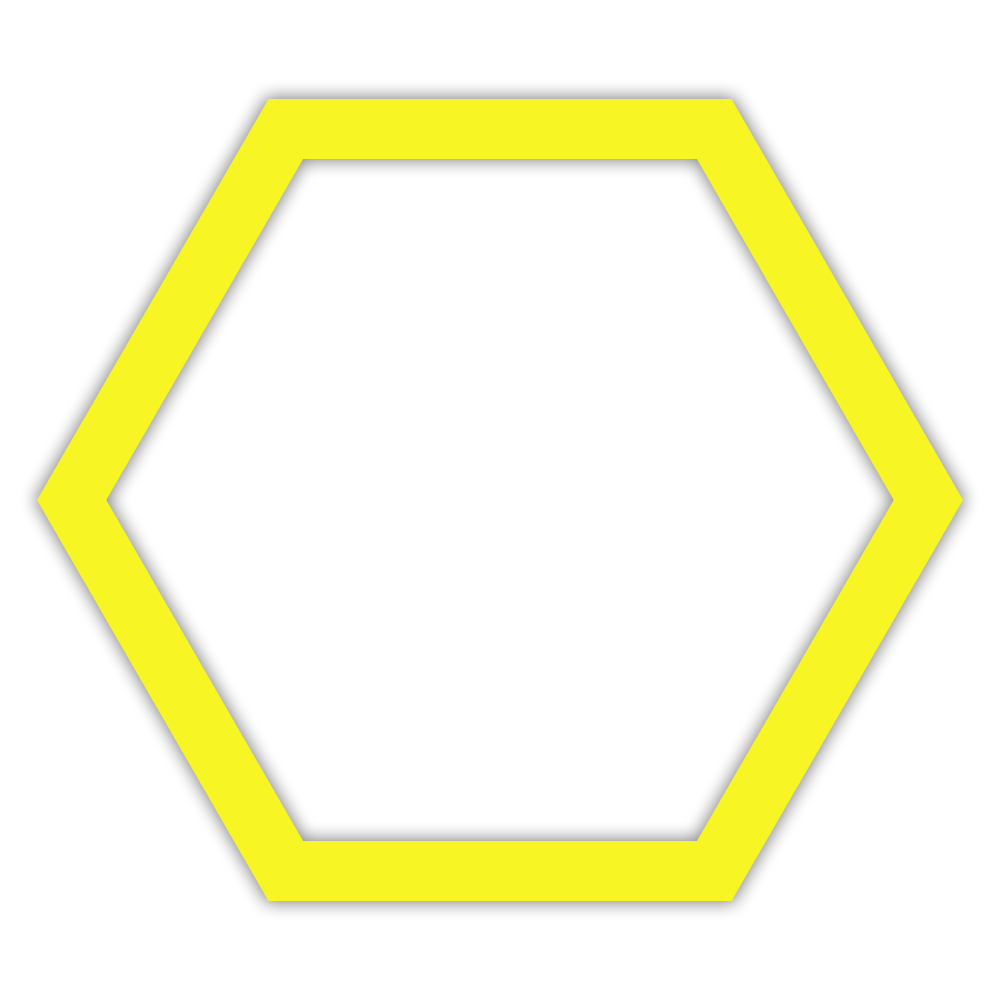
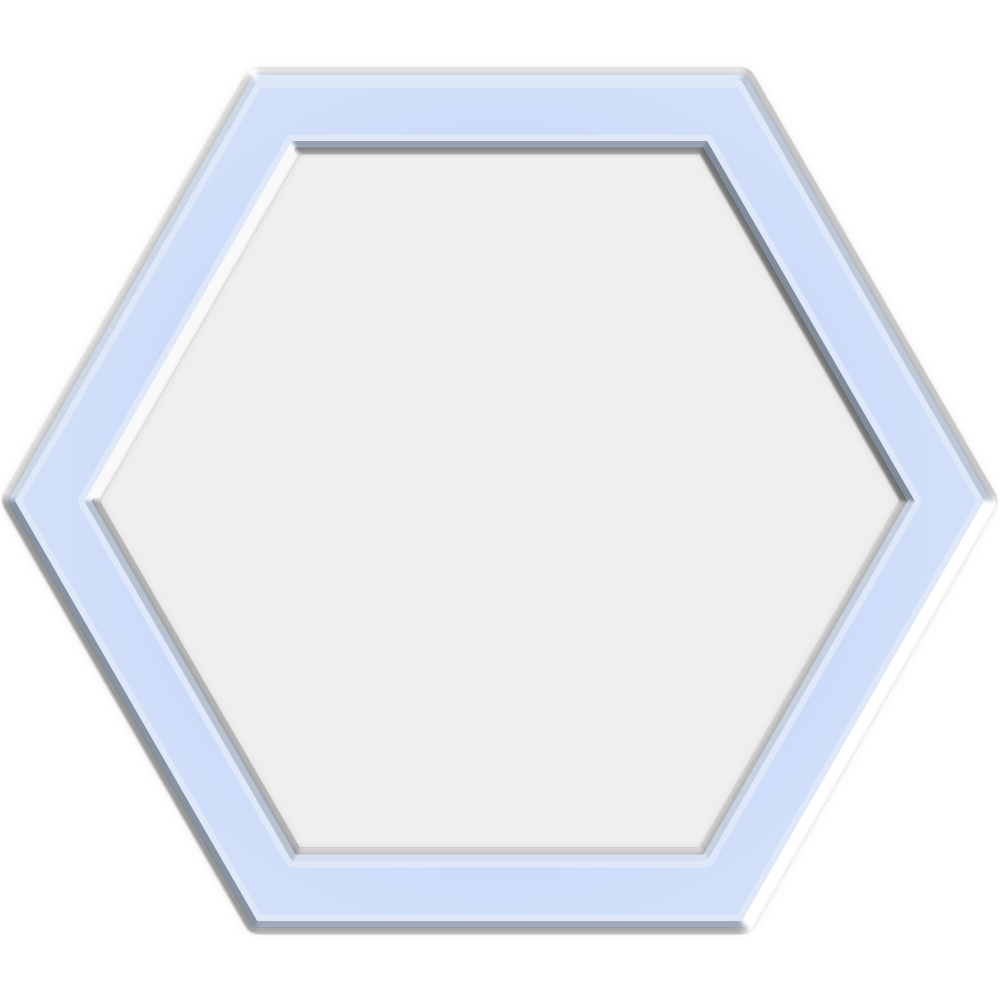
Comparing the layer stacks of the two 1000px x 1000px images. Changes:
added group "ice" with 5 layers in group "SelectedHives" over [left=15, top=81, right=984, bottom=921]
added layer "Polygon 1 copy" (1st of 20, in "SelectedHives" › "ice") (58%) in group "ice" over [left=15, top=81, right=984, bottom=921]
added group "background" with 2 layers in group "ice" over [left=15, top=81, right=984, bottom=921]
added layer "Polygon 1" (2nd of 20, in "SelectedHives" › "ice" › "background") (77%) in group "background" over [left=15, top=81, right=984, bottom=921]
hid group "yellow" (1st of 3, in "SelectedHives") (2 layers) over [left=37, top=99, right=963, bottom=901]
